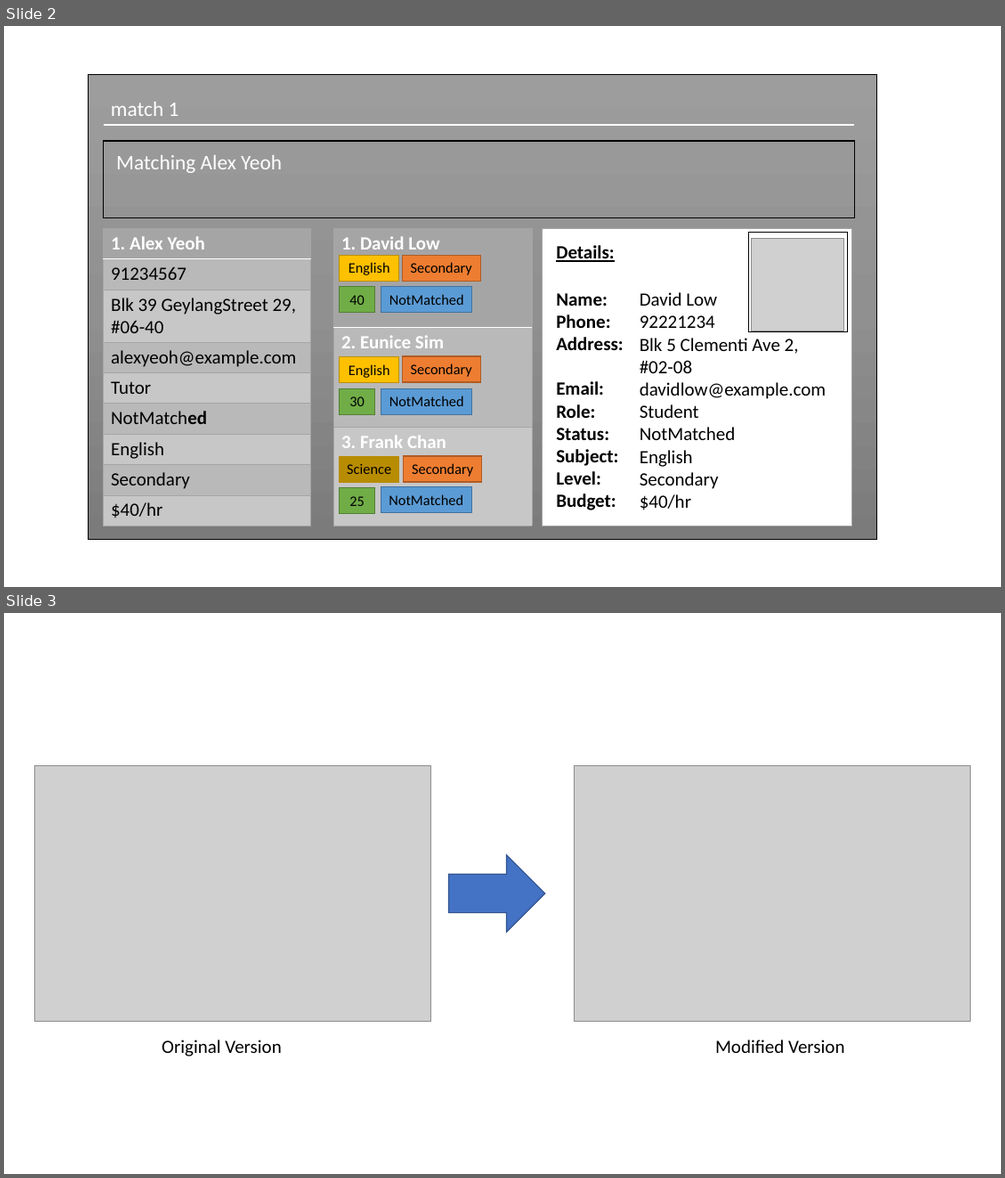
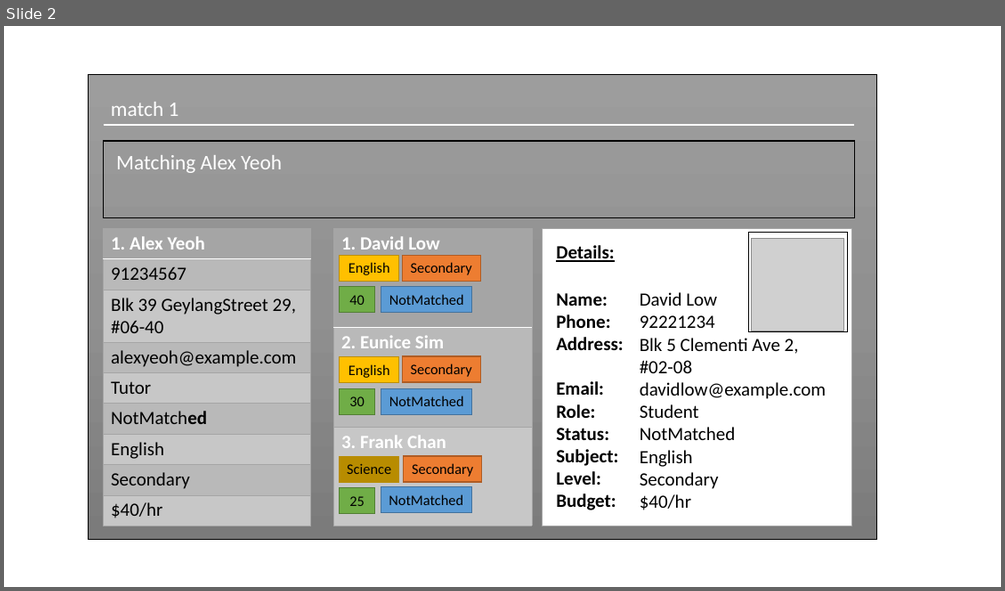
Before and after one commit to sherlynng/main, a slide deck: docs/diagrams/UiMockUp.pptx. Shown one above the other, each under a label of ours: slides 2 and 3 before the commit, slide 2 after it. The pictures are 1005x1178 and 1005x591 pixels, drawn with LibreOffice and Linux fonts; fonts in the diff are those of the drawing; grey boxes stand for pictures. Boxes give left, top, right and bottom in pixels: in the first picture for what was removed or moved away, otherwise in the second. Text is boxed around its words. In the diff, an @@ line names an element or a change of style, - is before the commit and + after.

```diff
--- a/docs/diagrams/UiMockUp.pptx
+++ b/docs/diagrams/UiMockUp.pptx
@@ slide 3 removed at (4, 613, 1001, 1174), background #FFFFFF @@
@@ group removed at (34, 765, 971, 1056): 2 pictures, 2 texts, 1 right arrow @@
-Original Version
-Modified Version
```
Also in this commit, not shown: 1 other slide removed, 7 other files.
